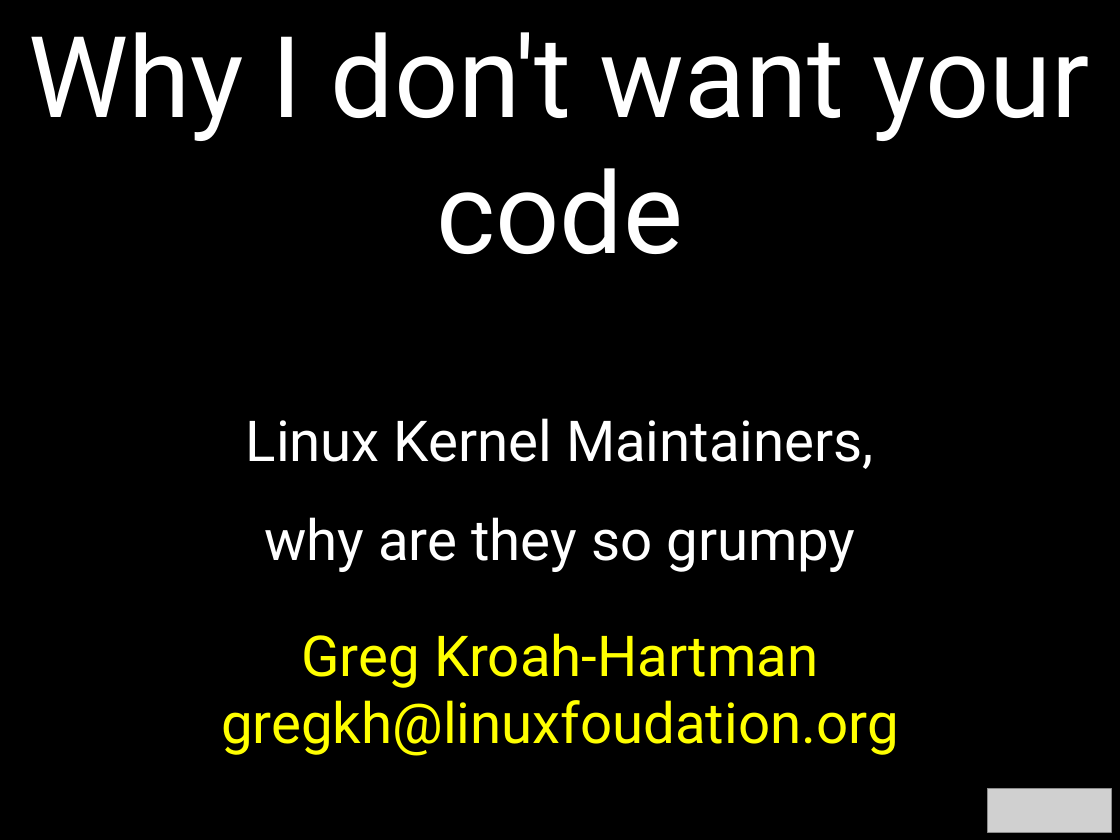
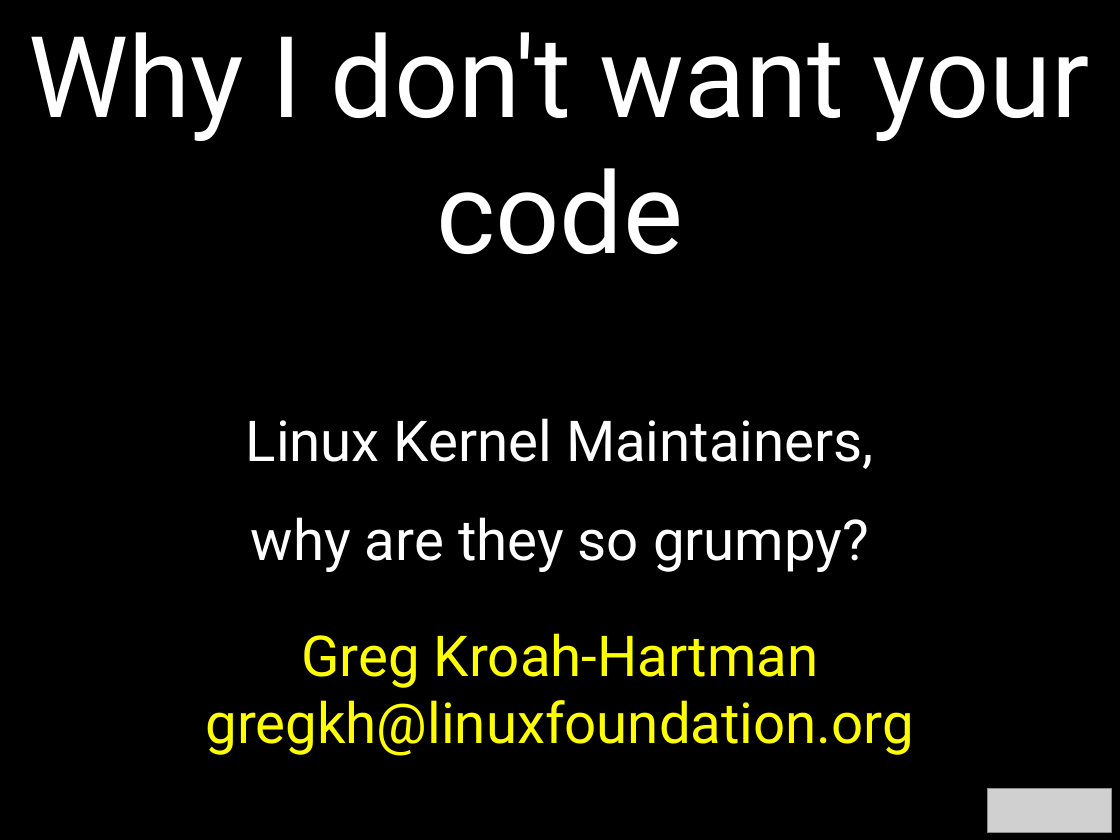
Before and after one commit to gregkh/presentation-linux-maintainer, a slide deck: slide 1 of maintainer.odp. Drawn at 1120x840 pixels with LibreOffice and Linux fonts; fonts in the diff are those of the drawing; grey boxes stand for pictures. Boxes give left, top, right and bottom in pixels: in the first picture for what was removed or moved away, otherwise in the second. Text is boxed around its words. In the diff, an @@ line names an element or a change of style, - is before the commit and + after.

```diff
--- a/maintainer.odp
+++ b/maintainer.odp
@@ text at (251,517,869,572): text changed @@
-why are they so grumpy
+why are they so grumpy?
@@ text "Greg Kroah-Hartman": place and size @@
-text "Greg Kroah-Hartman" at (221,633,899,756)
+text "Greg Kroah-Hartman" at (206,633,915,756)
@@ text at (206,700,915,756): text changed @@
-gregkh@linuxfoudation.org
+gregkh@linuxfoundation.org
```
Also in this commit, not shown: 1 other file.
